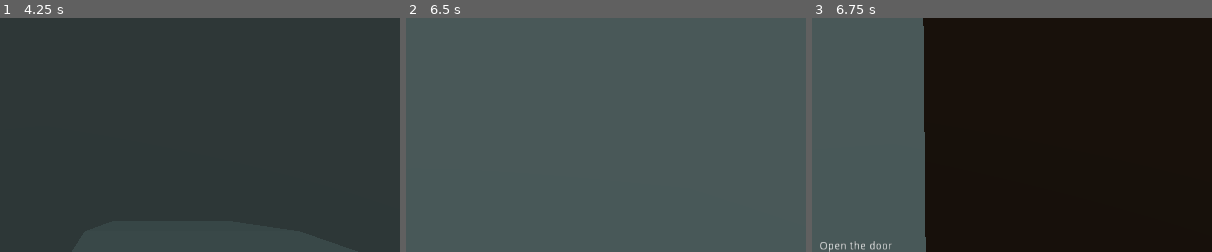
Above: before the commit, frames 1-3 (left to right).
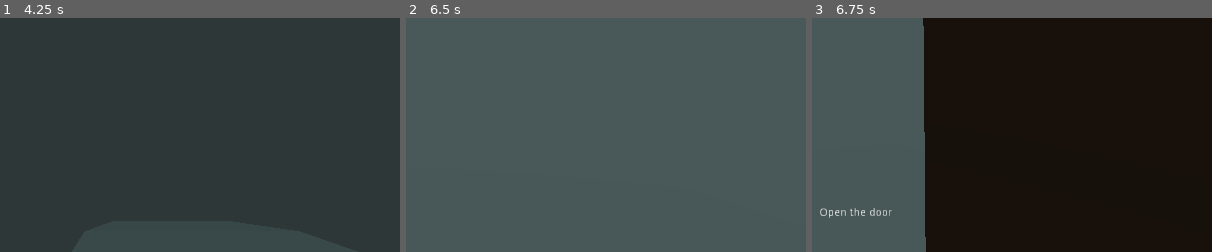
Above: after the commit, the same moments.

Repository: Eptwalabha/ld47
Game: Godot game, scene res://scenes/Game.tscn
Same seed, same stepped clock (60 frames per second), same inputs: the game is played once before the commit and once after it. Sound files missing from this copy of the repository are replaced by a short silence.
Inputs (mouse positions are % of the whole screen's width and height, from its top left):
- Up to frame 1 (4.25 s): tap Enter (ui_accept) at 0.5, 0.77, 1.25, 1.52, 2.75, 3.02, 3.77 s; move the mouse to (55, 50) at 0.52 s; hold Up (move_forward) from 0.53 s (still down); tap E (context_action) every 0.75 s from 0.6 to 3.6 s; move the mouse to (45, 50) at 1.27 s; tap N (action_reset_chapter) at 2, 3.5 s; move the mouse to (52, 48) at 2.02 s; move the mouse to (49, 52) at 2.77 s; move the mouse to (57, 51) at 3.52 s
- Up to frame 2 (6.5 s): move the mouse to (42, 49) at 4.27 s; tap E (context_action) at 4.35, 5.1, 5.85 s; tap Enter (ui_accept) at 4.52, 5, 6.02 s; move the mouse to (51, 50) at 5.02 s; move the mouse to (46, 48) at 5.77 s; release Up (move_forward) at 5.78 s; hold Right (move_right) from 5.78 s (still down)
- Up to frame 3 (6.75 s): move the mouse to (55, 50) at 6.52 s; release Right (move_right) at 6.53 s; hold Up (move_forward) from 6.53 s (still down); tap E (context_action) at 6.6 s
The pictures show only the part of the screen within x 44-94%, y 50-100%; the shares and areas given below are measured in that part.

Frames 1-2 are identical in both runs. In frame 3, 0.5% of the frame differs, in the area x 2-20%, y 81-100%.

Commit message:
better ui for dialog

Diff:
--- a/project.godot
+++ b/project.godot
@@ -138,6 +138,16 @@
 "class": "UI",
 "language": "GDScript",
 "path": "res://scenes/ui/UI.gd"
+}, {
+"base": "MarginContainer",
+"class": "UIContext",
+"language": "GDScript",
+"path": "res://scenes/ui/UIContext.gd"
+}, {
+"base": "MarginContainer",
+"class": "UIDialog",
+"language": "GDScript",
+"path": "res://scenes/ui/UIDialog.gd"
 }, {
 "base": "Spatial",
 "class": "Valve",
@@ -171,6 +181,8 @@
 "Road": "",
 "TurnTrigger": "",
 "UI": "",
+"UIContext": "",
+"UIDialog": "",
 "Valve": ""
 }
 
--- a/scenes/chapters/ChapterHospital.gd
+++ b/scenes/chapters/ChapterHospital.gd
@@ -6,10 +6,10 @@
 onready var timer := $Timer as Timer
 
 var dialogs = [
-	{ "what": "dialog_4_01", "duration": 2 },
-	{ "what": "dialog_4_02", "duration": 1 },
-	{ "what": "dialog_4_03", "duration": 1 },
-	{ "what": "dialog_4_04", "duration": 3 },
+	{ "who": "doctor_1", "what": "dialog_4_01", "duration": 2 },
+	{ "who": "doctor_2", "what": "dialog_4_02", "duration": 1 },
+	{ "who": "doctor_1", "what": "dialog_4_03", "duration": 1 },
+	{ "who": "doctor_2", "what": "dialog_4_04", "duration": 3 },
 ]
 
 var corridors = []
@@ -46,7 +46,7 @@
 	var line = dialogs[current_line - 1]
 	if line.has("duration"):
 		timer.start(line.duration)
-	ui.display_dialog('', line.what)
+	ui.display_dialog(line.who, line.what)
 
 func _on_CutScene_animation_finished(anim_name: String) -> void:
 	if anim_name == "final":
--- a/scenes/ui/UI.gd
+++ b/scenes/ui/UI.gd
@@ -4,26 +4,24 @@
 # warning-ignore:unused_signal
 signal blink
 
+onready var dialog := $VBoxContainer/Dialog as UIDialog
+onready var context := $VBoxContainer/Context as UIContext
+
 func reset() -> void:
 	show()
 
-func show_context(text: String) -> void:
-	$VBoxContainer/Context/Label.text = tr(text)
-	$VBoxContainer/Context.show()
+func show_context(key: String) -> void:
+	context.display(key)
 
 func hide_context() -> void:
-	$VBoxContainer/Context.hide()
+	context.hide()
 
 func display_dialog(who: String, what: String) -> void:
 	hide_context()
-	$VBoxContainer/Dialog.show()
-	if who == '':
-		$VBoxContainer/Dialog/Center/Label.text = tr(what)
-	else:
-		$VBoxContainer/Dialog/Center/Label.text = "%s: '%s'" % [tr(who), tr(what)]
+	dialog.display(who, what)
 
 func hide_dialog() -> void:
-	$VBoxContainer/Dialog.hide()
+	dialog.hide()
 
 func blink() -> void:
 	$AnimationPlayer.play("blink")
--- a/scenes/ui/UI.tscn
+++ b/scenes/ui/UI.tscn
@@ -1,6 +1,8 @@
-[gd_scene load_steps=5 format=2]
+[gd_scene load_steps=7 format=2]
 
 [ext_resource path="res://scenes/ui/UI.gd" type="Script" id=1]
+[ext_resource path="res://scenes/ui/UIDialog.tscn" type="PackedScene" id=2]
+[ext_resource path="res://scenes/ui/UIContext.tscn" type="PackedScene" id=3]
 
 [sub_resource type="Animation" id=1]
 resource_name = "blink"
@@ -92,38 +94,16 @@
 margin_bottom = 600.0
 size_flags_vertical = 3
 
-[node name="Context" type="CenterContainer" parent="VBoxContainer"]
+[node name="Context" parent="VBoxContainer" instance=ExtResource( 3 )]
+
+[node name="Dialog" parent="VBoxContainer" instance=ExtResource( 2 )]
 visible = false
-margin_top = 586.0
+anchor_top = 0.0
+anchor_right = 0.0
+anchor_bottom = 0.0
+margin_top = 500.0
 margin_right = 1024.0
 margin_bottom = 600.0
-
-[node name="Label" type="Label" parent="VBoxContainer/Context"]
-margin_left = 512.0
-margin_right = 512.0
-margin_bottom = 14.0
-
-[node name="Dialog" type="MarginContainer" parent="VBoxContainer"]
-visible = false
-margin_top = 546.0
-margin_right = 1024.0
-margin_bottom = 600.0
-size_flags_horizontal = 3
-custom_constants/margin_right = 20
-custom_constants/margin_top = 20
-custom_constants/margin_left = 20
-custom_constants/margin_bottom = 20
-
-[node name="Center" type="CenterContainer" parent="VBoxContainer/Dialog"]
-margin_left = 20.0
-margin_top = 20.0
-margin_right = 1004.0
-margin_bottom = 34.0
-
-[node name="Label" type="Label" parent="VBoxContainer/Dialog/Center"]
-margin_left = 492.0
-margin_right = 492.0
-margin_bottom = 14.0
 
 [node name="AnimationPlayer" type="AnimationPlayer" parent="."]
 anims/blink = SubResource( 1 )
--- /dev/null
+++ b/scenes/ui/UIContext.gd
@@ -0,0 +1,8 @@
+class_name UIContext
+extends MarginContainer
+
+onready var label := $Center/Label as Label
+
+func display(key) -> void:
+	show()
+	label.text = tr(key)
--- /dev/null
+++ b/scenes/ui/UIContext.tscn
@@ -0,0 +1,28 @@
+[gd_scene load_steps=2 format=2]
+
+[ext_resource path="res://scenes/ui/UIContext.gd" type="Script" id=1]
+
+[node name="Context" type="MarginContainer"]
+visible = false
+margin_top = 586.0
+margin_right = 1024.0
+margin_bottom = 600.0
+rect_min_size = Vector2( 0, 100 )
+size_flags_horizontal = 3
+custom_constants/margin_right = 20
+custom_constants/margin_top = 20
+custom_constants/margin_left = 20
+custom_constants/margin_bottom = 20
+script = ExtResource( 1 )
+
+[node name="Center" type="CenterContainer" parent="."]
+margin_left = 20.0
+margin_top = 20.0
+margin_right = 1004.0
+margin_bottom = 80.0
+
+[node name="Label" type="Label" parent="Center"]
+margin_left = 492.0
+margin_top = 23.0
+margin_right = 492.0
+margin_bottom = 37.0
--- /dev/null
+++ b/scenes/ui/UIDialog.gd
@@ -0,0 +1,11 @@
+class_name UIDialog
+extends MarginContainer
+
+onready var label := $Center/Label as Label
+
+func display(who, what) -> void:
+	show()
+	if who == '':
+		label.text = tr(what)
+	else:
+		label.text = "%s: %s" % [tr(who), tr(what)]
--- /dev/null
+++ b/scenes/ui/UIDialog.tscn
@@ -0,0 +1,40 @@
+[gd_scene load_steps=2 format=2]
+
+[ext_resource path="res://scenes/ui/UIDialog.gd" type="Script" id=1]
+
+[node name="Dialog" type="MarginContainer"]
+anchor_top = 1.0
+anchor_right = 1.0
+anchor_bottom = 1.0
+margin_top = -54.0
+rect_min_size = Vector2( 0, 100 )
+size_flags_horizontal = 3
+custom_constants/margin_right = 20
+custom_constants/margin_top = 20
+custom_constants/margin_left = 20
+custom_constants/margin_bottom = 20
+script = ExtResource( 1 )
+__meta__ = {
+"_edit_use_anchors_": false
+}
+
+[node name="ColorRect" type="ColorRect" parent="."]
+margin_left = 20.0
+margin_top = 20.0
+margin_right = 1004.0
+margin_bottom = 80.0
+color = Color( 0.0627451, 0.0627451, 0.0627451, 0.380392 )
+
+[node name="Center" type="CenterContainer" parent="."]
+margin_left = 20.0
+margin_top = 20.0
+margin_right = 1004.0
+margin_bottom = 80.0
+
+[node name="Label" type="Label" parent="Center"]
+margin_left = 492.0
+margin_top = 23.0
+margin_right = 492.0
+margin_bottom = 37.0
+size_flags_horizontal = 3
+size_flags_vertical = 3
